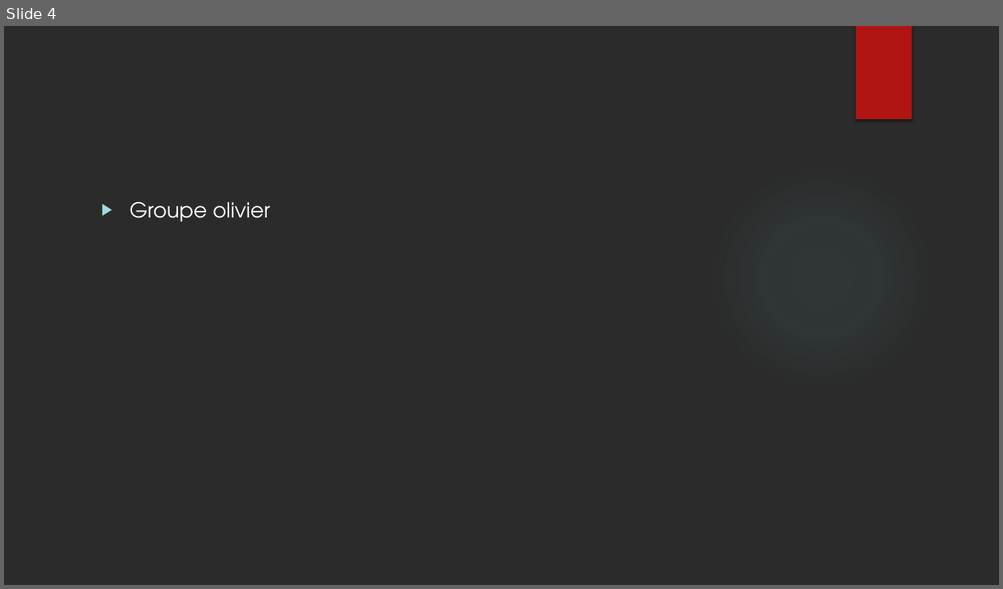
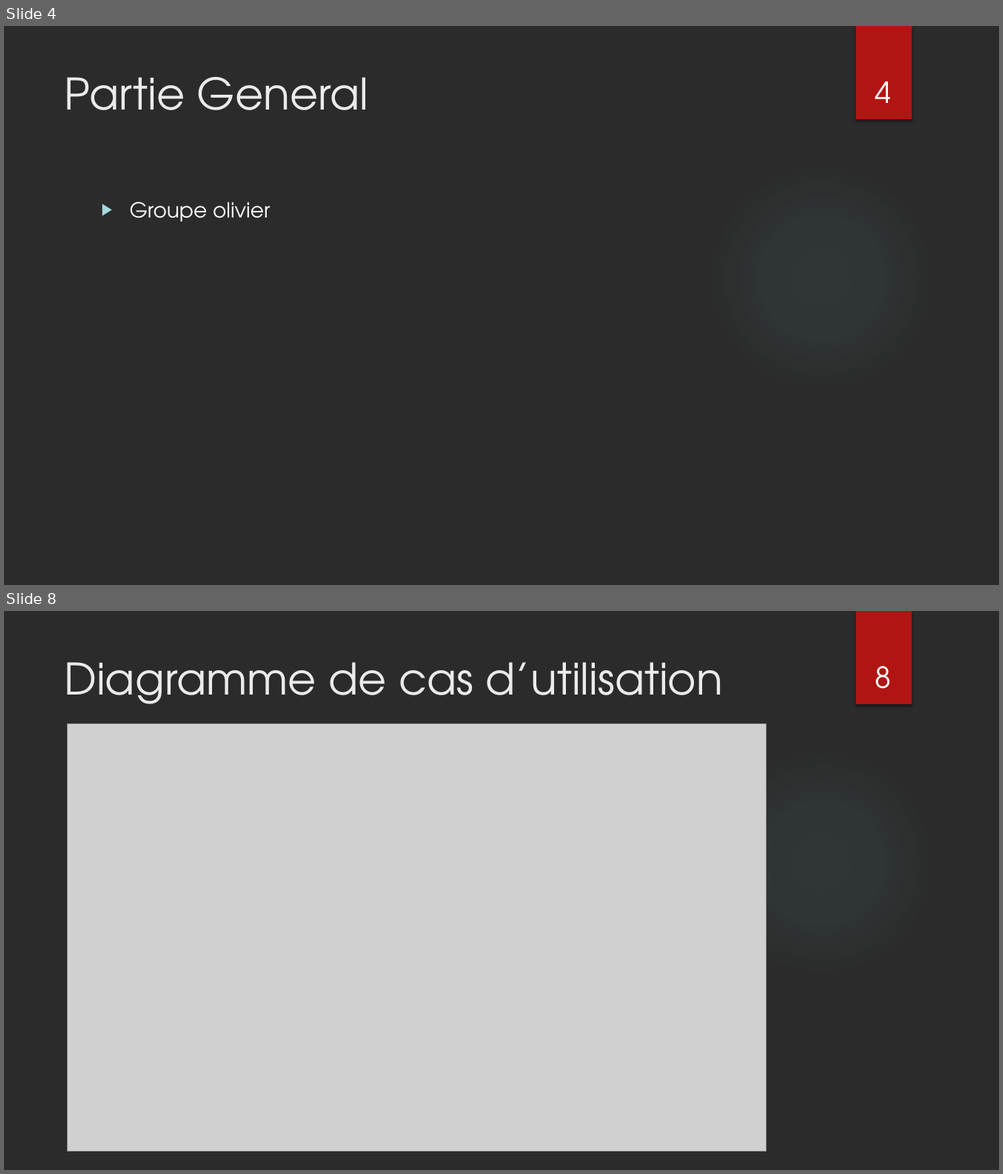
Before and after one commit to lucasminaud/projet_sfl5_serre_automatique, a slide deck: Partie personnelle Lucas MINAUD/Projet SFL5 revue 2.pptx. Shown one above the other, each under a label of ours: slide 4 before the commit, slides 4 and 8 after it; the slides between them are not shown. The pictures are 1003x589 and 1003x1174 pixels, drawn with LibreOffice and Linux fonts; fonts in the diff are those of the drawing; grey boxes stand for pictures; background and template pictures are left out; a plain dark background stands for a picture behind light text. Boxes give left, top, right and bottom in pixels: in the first picture for what was removed or moved away, otherwise in the second. Text is boxed around its words. In the diff, an @@ line names an element or a change of style, - is before the commit and + after.

```diff
--- a/Partie personnelle Lucas MINAUD/Projet SFL5 revue 2.pptx
+++ b/Partie personnelle Lucas MINAUD/Projet SFL5 revue 2.pptx
@@ slide 8 added at (4, 611, 999, 1170), background picture (left out); not listed: 2 template elements that a slide beside it also shows @@
@@ title added at (64, 662, 723, 704), 42 pt, text #EBEBEB @@
+Diagramme de cas d’utilisation
@@ page number added at (875, 666, 891, 689), 28 pt, text #FFFFFF @@
+8
@@ picture added at (68, 723, 765, 1152) @@
@@ slide 4 changed as well @@
@@ title added at (64, 77, 368, 110), 42 pt, text #EBEBEB @@
+Partie General
@@ page number added at (875, 82, 891, 103), 28 pt, text #FFFFFF @@
+4
```
Also in this commit, not shown: 3 other slides changed, 10 other slides added, 1 slide removed, 2 other files.
